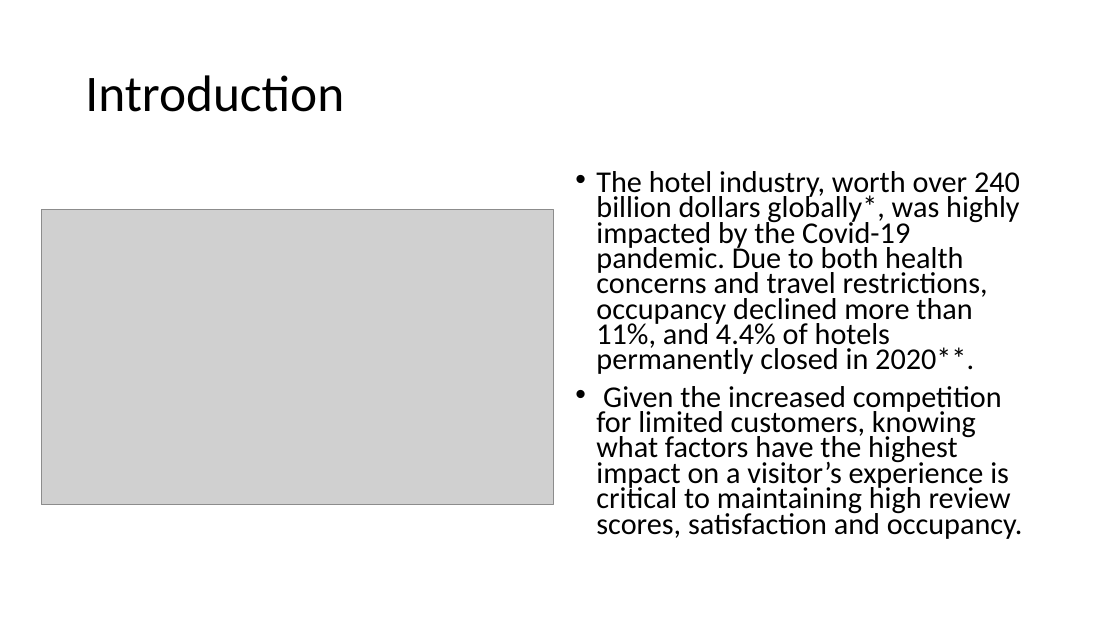
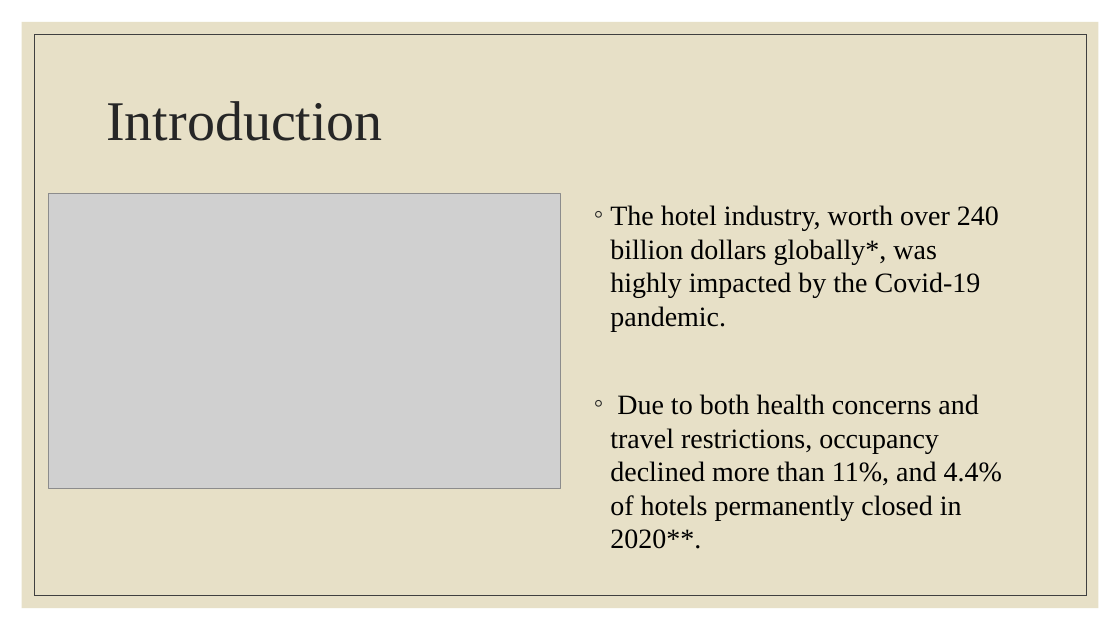
Before and after one commit to m-mcdougall/Capstone-DATS6501, a slide deck: slide 3 of Capstone Presentation.pptx. Drawn at 1120x630 pixels with LibreOffice and Linux fonts; fonts in the diff are those of the drawing; grey boxes stand for pictures. Boxes give left, top, right and bottom in pixels: in the first picture for what was removed or moved away, otherwise in the second. Text is boxed around its words. In the diff, an @@ line names an element or a change of style, - is before the commit and + after.

```diff
--- a/Capstone Presentation.pptx
+++ b/Capstone Presentation.pptx
@@ rectangle added at (22,22,1099,608), fill #E7E0C7 @@
@@ rectangle added at (34,34,1086,596), outline #404040 0.5 pt @@
@@ title "Introduction": place and size @@
-title "Introduction" at (85,75,344,112)
+title "Introduction" at (106,101,382,141)
@@ title "Introduction" at (106,101,382,141): size 44 to 48 pt, font Calibri to Times New Roman, text colour #000000 to #262626 @@
@@ picture: place and size @@
-picture at (41,210,553,505)
+picture at (48,193,560,488)
@@ text at (610,205,1002,549): text changed; size 25.9 to 24 pt; font Calibri to Times New Roman @@
-• The hotel industry, worth over 240 billion dollars globally*, was highly impacted by the Covid-19 pandemic. Due to both health concerns and travel restrictions, occupancy declined more than 11%, and 4.4% of hotels permanently closed in 2020**.
-• Given the increased competition for limited customers, knowing what factors have the highest impact on a visitor’s experience is critical to maintaining high review scores, satisfaction and occupancy.
+◦ The hotel industry, worth over 240 billion dollars globally*, was highly impacted by the Covid-19 pandemic.
+◦ Due to both health concerns and travel restrictions, occupancy declined more than 11%, and 4.4% of hotels permanently closed in 2020**.
```
Also in this commit, not shown: 5 other slides changed, 17 slides added, 4 slides removed, 4 other files.
